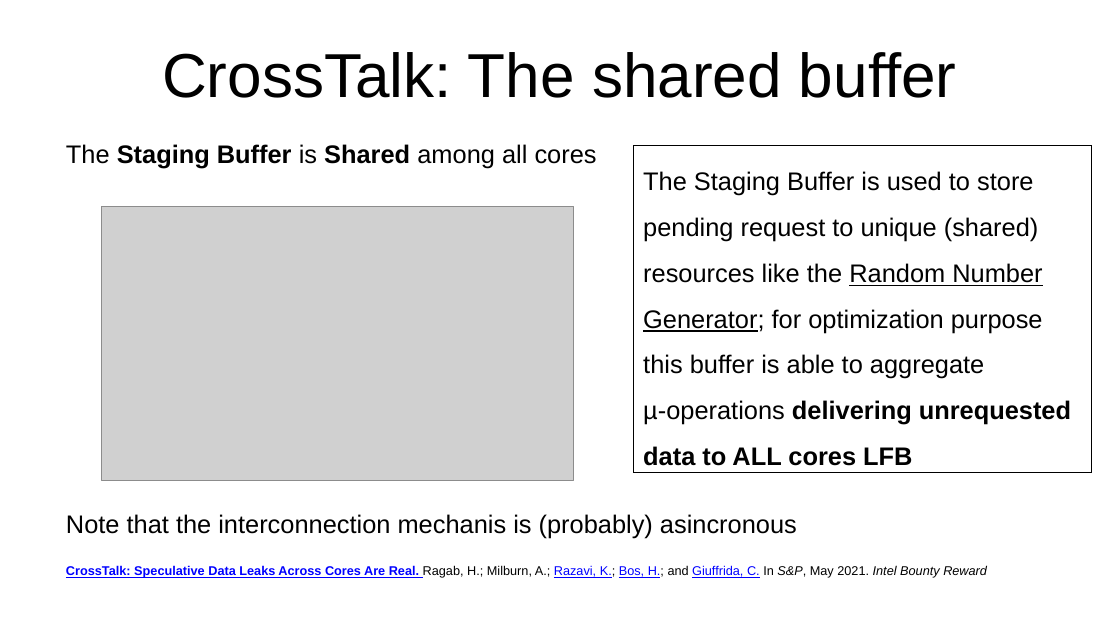
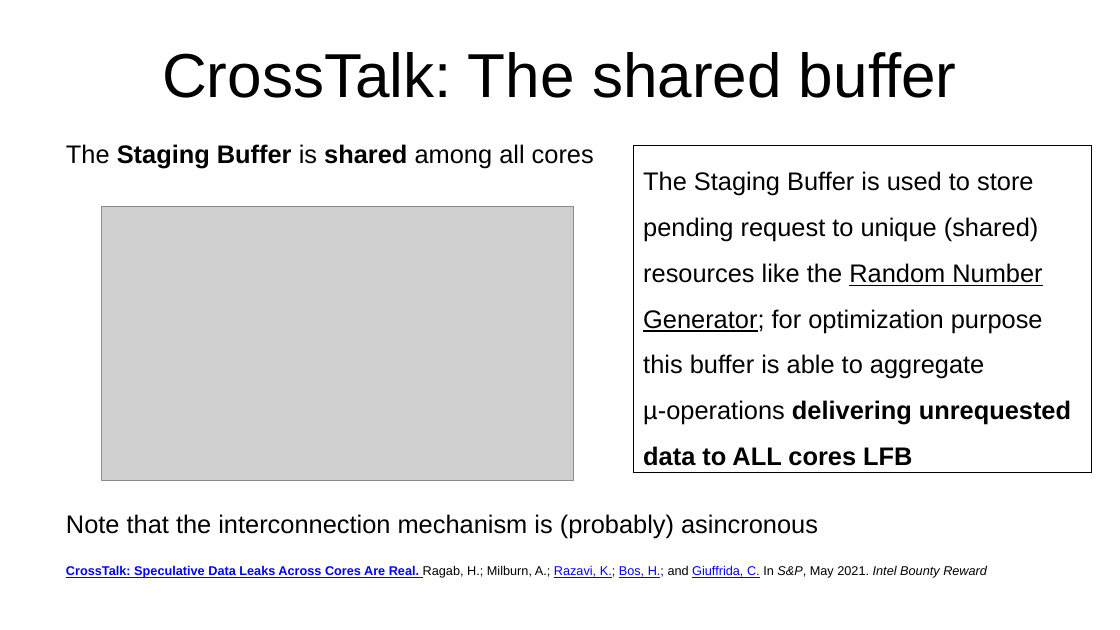
Before and after one commit to Rijndael99/hw_vulnerabilities, a slide deck: slide 8 of presentation1.pptx. Drawn at 1120x630 pixels with LibreOffice and Linux fonts; fonts in the diff are those of the drawing; grey boxes stand for pictures. Boxes give left, top, right and bottom in pixels: in the first picture for what was removed or moved away, otherwise in the second. Text is boxed around its words. In the diff, an @@ line names an element or a change of style, - is before the commit and + after.

```diff
--- a/presentation1.pptx
+++ b/presentation1.pptx
@@ text at <box>66,144,594,168</box>: text changed @@
-The Staging Buffer is Shared among all cores
+The Staging Buffer is shared among all cores
@@ text at <box>66,514,818,539</box>: text changed @@
-Note that the interconnection mechanis is (probably) asincronous
+Note that the interconnection mechanism is (probably) asincronous
```
Also in this commit, not shown: 7 other slides changed, 4 slides added.
